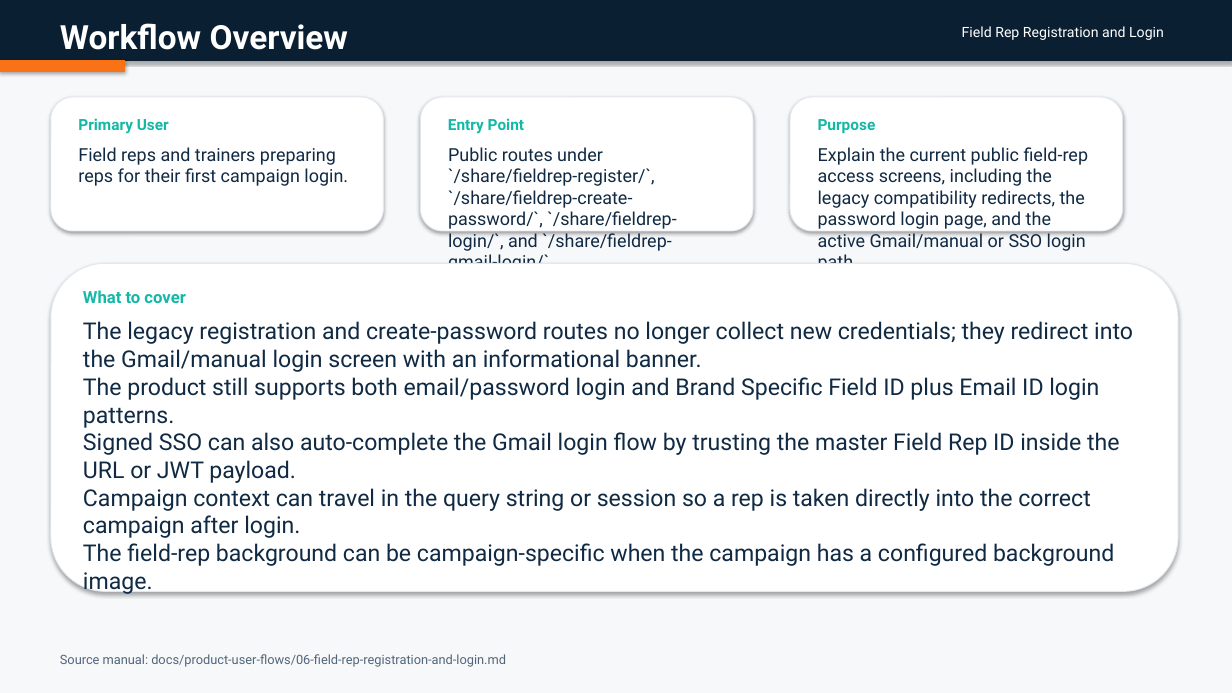
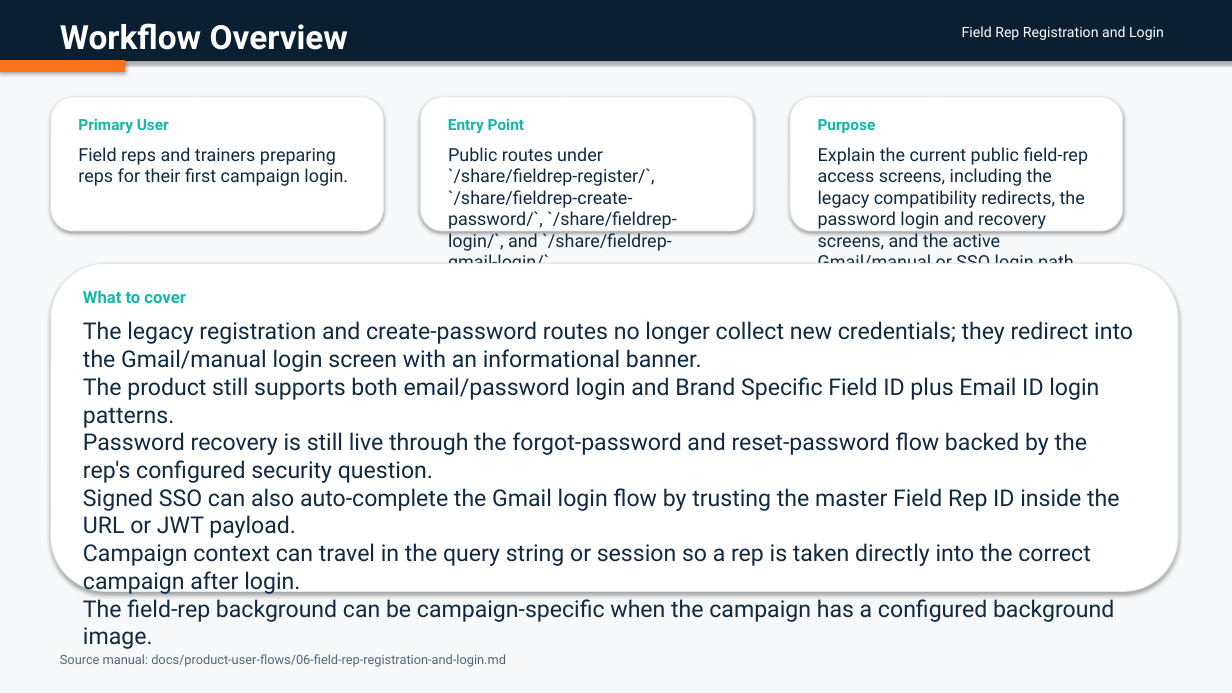
Before and after one commit to admin-masters/inclinic-education-system, a slide deck: slide 2 of output/doc/user-flow-decks/06-field-rep-registration-and-login.pptx. Drawn at 1232x693 pixels with LibreOffice and Linux fonts; fonts in the diff are those of the drawing. Boxes give left, top, right and bottom in pixels: in the first picture for what was removed or moved away, otherwise in the second. Text is boxed around its words. In the diff, an @@ line names an element or a change of style, - is before the commit and + after.

Commit message:
sync user flow deck details with live product

```diff
--- a/output/doc/user-flow-decks/06-field-rep-registration-and-login.pptx
+++ b/output/doc/user-flow-decks/06-field-rep-registration-and-login.pptx
@@ text at <box>818,147,1089,263</box>: text changed @@
-Explain the current public field-rep access screens, including the legacy compatibility redirects, the password login page, and the active Gmail/manual or SSO login path.
+Explain the current public field-rep access screens, including the legacy compatibility redirects, the password login and recovery screens, and the active Gmail/manual or SSO login path.
@@ text at <box>83,432,1088,483</box>: paragraph added @@
+Password recovery is still live through the forgot-password and reset-password flow backed by the rep's configured security question.
```
Also in this commit, not shown: 7 other slides changed, 1 slide added, 35 other files.
